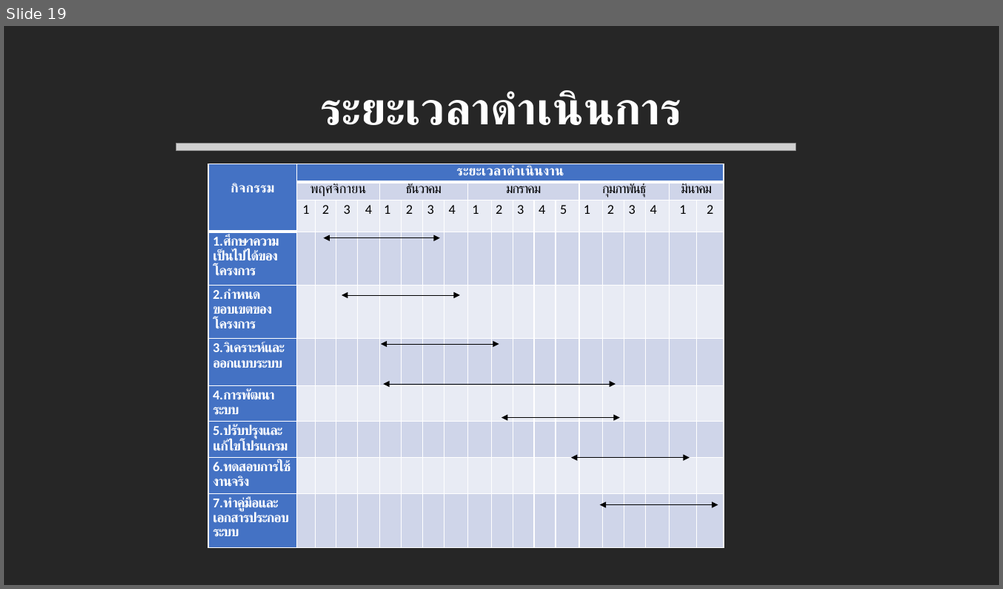
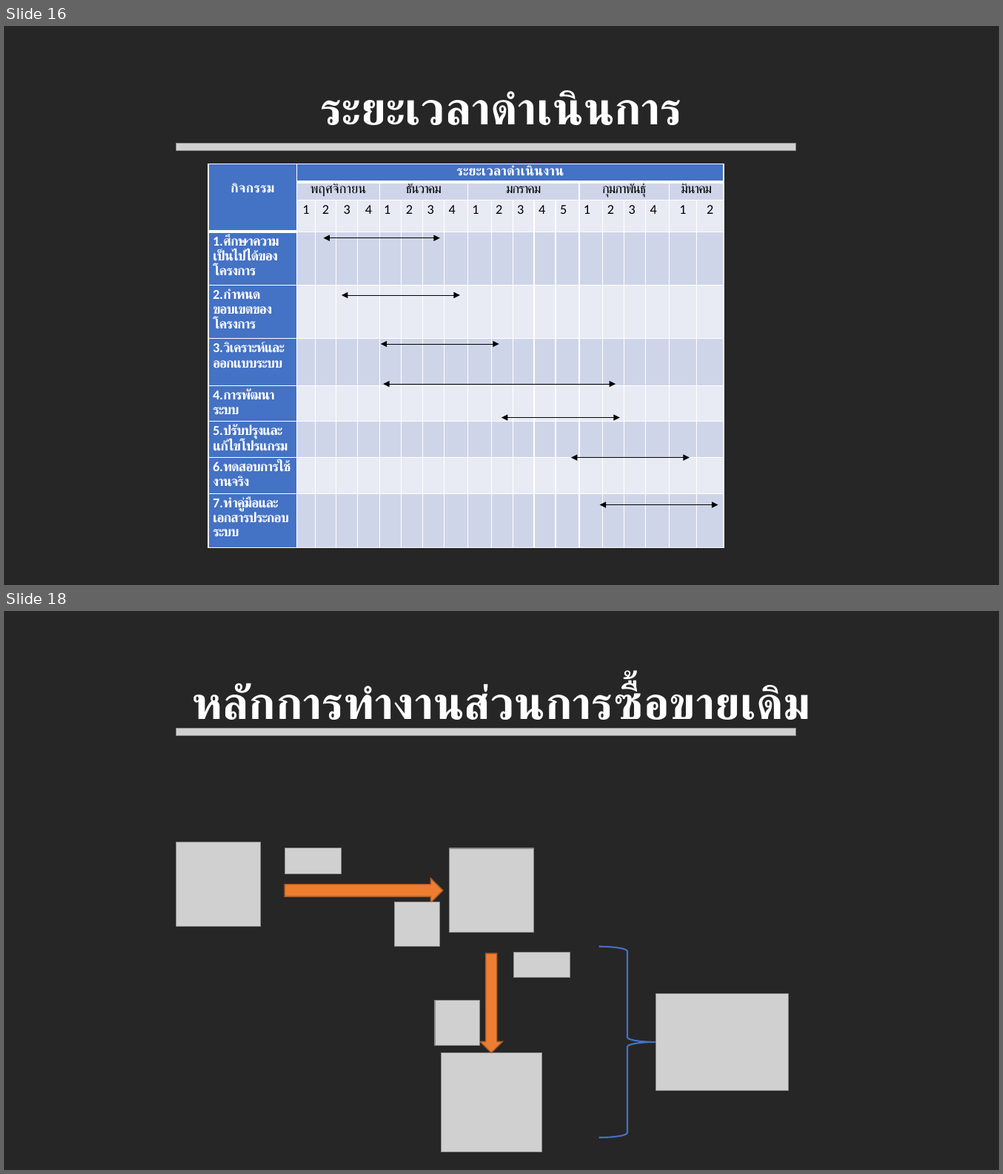
Before and after one commit to mickysara/MyBagProject, a slide deck: uploads/นำเสนอหัวข้อโปรเจค.pptx. Shown one above the other, each under a label of ours: slide 19 before the commit, slides 16 and 18 after it; the slides between them are not shown. The pictures are 1003x589 and 1003x1174 pixels, drawn with LibreOffice and Linux fonts; fonts in the diff are those of the drawing; grey boxes stand for pictures. Boxes give left, top, right and bottom in pixels: in the first picture for what was removed or moved away, otherwise in the second. Text is boxed around its words. In the diff, an @@ line names an element or a change of style, - is before the commit and + after.

```diff
--- a/uploads/นำเสนอหัวข้อโปรเจค.pptx
+++ b/uploads/นำเสนอหัวข้อโปรเจค.pptx
@@ slide 18 added at [4, 611, 999, 1170], background #262626 @@
@@ title added at [192, 684, 810, 732], 44 pt, text #FFFFFF, bold @@
+หลักการทำงานส่วนการซื้อขายเดิม
@@ picture added at [176, 728, 796, 735] @@
@@ picture added at [176, 843, 261, 926] @@
@@ picture added at [284, 849, 341, 874] @@
@@ picture added at [449, 849, 534, 933] @@
@@ right arrow added at [284, 879, 443, 903], fill #ED7D31, outline #AF5C24 1 pt @@
@@ picture added at [395, 902, 440, 947] @@
@@ right arrow added at [480, 954, 502, 1053], fill #ED7D31, outline #AF5C24 1 pt @@
@@ picture added at [514, 953, 570, 978] @@
@@ right brace added at [599, 947, 655, 1138], outline #4472C4 1.5 pt @@
@@ picture added at [435, 1000, 479, 1045] @@
@@ picture added at [655, 994, 788, 1091] @@
@@ picture added at [441, 1054, 541, 1153] @@
@@ what was slide 19 is now slide 16 @@
```
Also in this commit, not shown: 7 slides changed, 1 other slide added, 1 slide removed, 10 other files.
